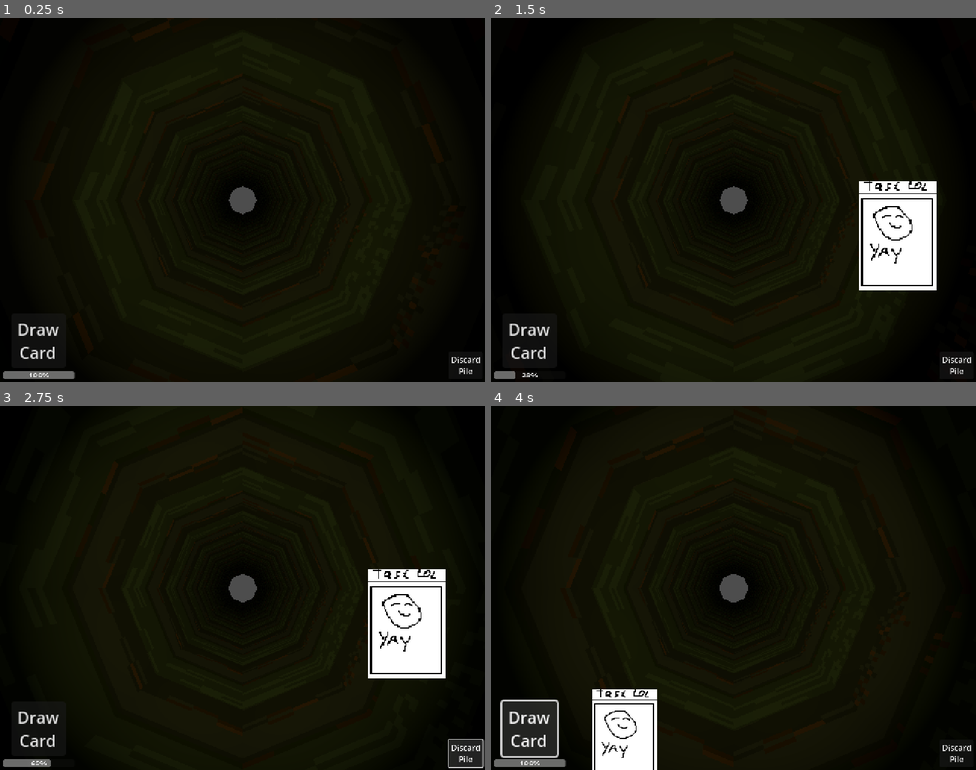
Above: before the commit, frames 1-4 (two rows, left to right).
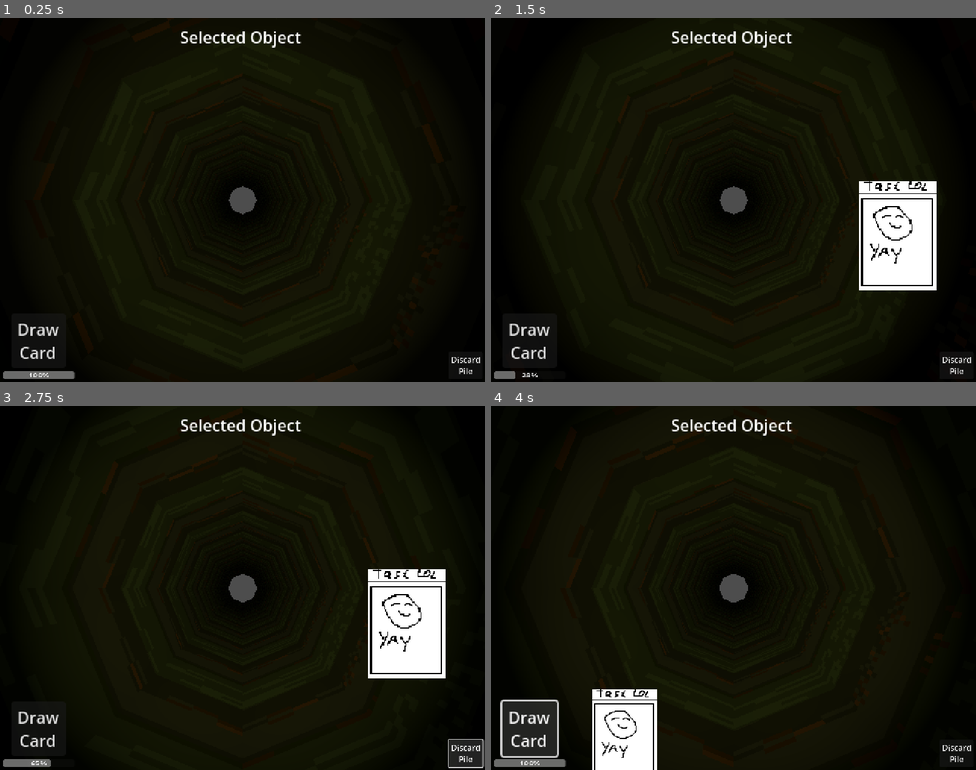
Above: after the commit, the same moments.

Repository: SoulPixelIV/arceus-century
Game: Godot game, scene res://scene.tscn
Two runs of this game, one before a commit and one after it. Both use one fixed random seed, a clock stepped at 60 frames per second and the inputs below.
Inputs (mouse positions are in pixels of both pictures, inside the frame that each line leads up to):
- Up to frame 1 (0.25 s): no input
- Up to frame 2 (1.5 s): click "Draw Card" at 0.5 s; click (626, 345) at 1.25 s
- Up to frame 3 (2.75 s): click "Discard Pile" at 2 s
- Up to frame 4 (4 s): click (898, 624) at 2.75 s; click "Draw Card" at 3.5 s

The runs differ from the first frame. In frame 1, 0.4% of the frame differs, in the area x 37-63%, y 3-9%; in frame 2, 0.4%; in frame 3, 0.4%, in the area x 7-63%, y 3-99%; in frame 4, 0.4%.

Commit message:
Name of selected object is now visible on screen

Diff:
--- a/Scenes/card_ui.tscn
+++ b/Scenes/card_ui.tscn
@@ -71,4 +71,13 @@
 text = "Discard
 Pile"
 
+[node name="ObjectLabel" type="Label" parent="."]
+layout_mode = 0
+offset_left = 178.0
+offset_top = 7.0
+offset_right = 298.0
+offset_bottom = 30.0
+text = "Selected Object"
+horizontal_alignment = 1
+
 [connection signal="pressed" from="DrawCardButton" to="." method="_on_draw_card_button_pressed"]
--- a/Scripts/camera_3d.gd
+++ b/Scripts/camera_3d.gd
@@ -5,16 +5,21 @@
 var card_ui = preload("res://Scenes/card_ui.tscn")
 
 var current_hovered: Node = null  # Merkt sich das aktuell gehoverte Objekt
+var objectLabel = null
 
 func _ready() -> void:
 	var ui = card_ui.instantiate()
 	add_child(ui)
+	objectLabel = ui.get_node("ObjectLabel")
 
 func _process(delta: float) -> void:
 	# Movement
 	var direction := Vector3.ZERO
 	direction.z -= 1
 	translate(direction * mov_speed * delta)
+
+	if current_hovered != null:
+		objectLabel.text = current_hovered.display_name
 
 	# Cursor Raycast
 	var mouse_pos = get_viewport().get_mouse_position()
--- a/enemy_1.gd
+++ b/enemy_1.gd
@@ -1,4 +1,6 @@
 extends StaticBody3D
+
+var display_name = "Holy Diver"
 
 func on_hover():
 	scale = Vector3(1.2, 1.2, 1.2)
